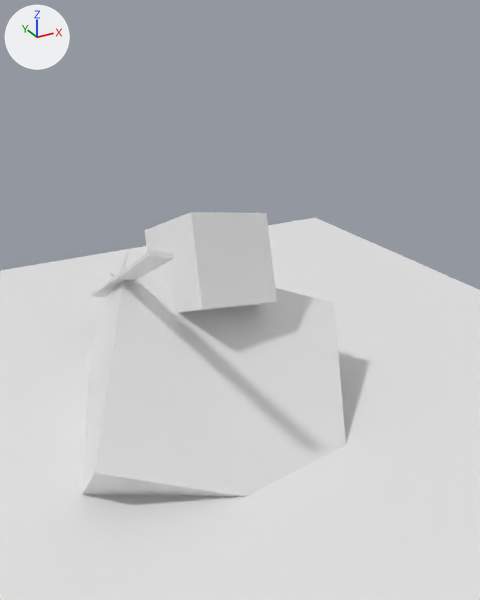
A saved change to the Blender file chubles4/Assets/Prefabs/level2.blend.
Both versions are drawn from a 50 mm lens placed at (-2.35, -4.95, 3.29), pointed at (0.36, -0.02, 0.83). The axes (+X, +Y, +Z) are drawn at upper left. The lights are the same throughout.

The scene before the commit, as lines of its bpy script (objects in view):
```python
me_cube_002 = bpy.data.meshes.new('Cube.002')
me_cube_002.from_pydata(...)  # a box spanning x -1.0..1.0, y -1.0..1.0, z -1.0..1.0
me_cube_004 = bpy.data.meshes.new('Cube.004')
me_cube_004.from_pydata(...)  # a box spanning x -1.0..1.0, y -1.0..1.0, z -1.0..1.0
me_plane = bpy.data.meshes.new('Plane')
me_plane.from_pydata([(-1.0, -1.0, 0.0), (1.0, -1.0, 0.0), (-1.0, 1.0, 0.0), (1.0, 1.0, 0.0)], [], [(0, 1, 3, 2)])
ob_cube_001 = bpy.data.objects.new('Cube.001', me_cube_002)
ob_cube_001.location = (0.64, 0.48, -0.06)
ob_cube_001.rotation_euler = (-0.0393, -0.868, -0.0494)  # degrees (-2.3, -50, -2.8)
ob_cube_001.scale = (0.0155, 0.0768, -1.7)
ob_cube_003 = bpy.data.objects.new('Cube.003', me_cube_004)
ob_cube_003.location = (0.06, -0.02, 1.22)
ob_cube_003.rotation_euler = (-0.434, 0.176, 0.123)  # degrees (-25, 10, 7)
ob_cube_003.scale = (0.389, 0.389, 0.389)
ob_plane = bpy.data.objects.new('Plane', me_plane)
ob_plane.location = (0.0, 0.0, 0.0)
ob_plane.scale = (4.1, 4.1, 4.1)
# also in view: 'Cube.002' at (-0.67, 0.24, 1.13); 'Cube' at (-0.2, -0.16, -0.25)
```
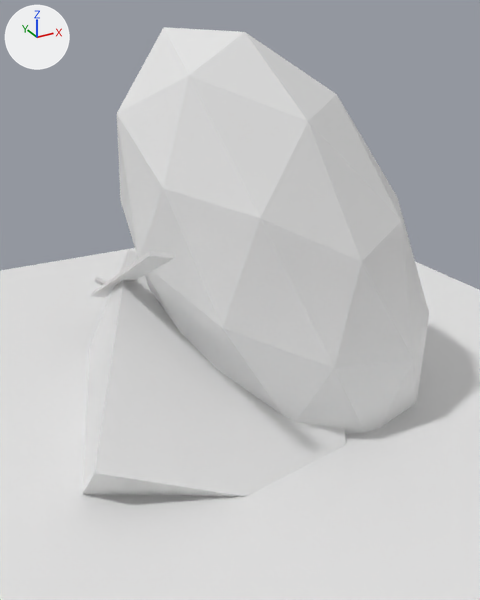
Commit message: Level 2 Progress

Edits to the scene script, one JSON object a line:
```json
{"op": "add", "block": "me_icosphere", "code": ["me_icosphere = bpy.data.meshes.new('Icosphere')", "me_icosphere.from_pydata(...)  # an icosphere of 80 faces spanning x -0.95..0.95, y -1.0..1.0, z -1.0..1.0"]}
{"op": "set", "path": "ob_cube_001.rotation_euler", "old": "(-0.0393, -0.868, -0.0494)", "new": "(-0.676, -0.804, 0.431)", "note": "degrees (-2.3, -50, -2.8) -> degrees (-39, -46, 25)"}
{"op": "add", "block": "ob_icosphere", "code": ["ob_icosphere = bpy.data.objects.new('Icosphere', me_icosphere)", "ob_icosphere.location = (0.6, -0.26, 1.28)", "ob_icosphere.rotation_euler = (-1.12, -0.0907, 4.3)  # degrees (-64, -5.2, 246)", "ob_icosphere.scale = (1.16, -2.1, 1.17)"]}
```

Changed parts and their boxes (x1, y1, x2, y2) in the pictures (480 x 600 px):
```json
{"object": "Icosphere", "change": "added", "after": [117, 27, 429, 434]}
{"object": "Cube.001", "change": "turned", "before": [107, 272, 115, 279], "after": [93, 277, 106, 285]}
{"object": "Cube.003", "change": "unchanged, covered by the edit", "before": [145, 212, 277, 313]}
```
